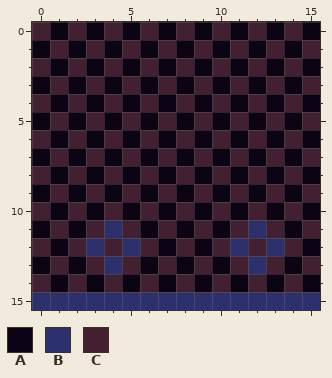
Two versions of one pixel-art sprite, data/base/gfx/game/tile/base/wall_b.png. The picture above was drawn from the file before the commit.
The file is 16x16 pixels.
Palette (. is transparent): A #0c0415  B #2c316d  C #421f31
Pixels before, first column x 0:
 0 CACACACACACACACA
 1 ACACACACACACACAC
 2 CACACACACACACACA
 3 ACACACACACACACAC
 4 CACACACACACACACA
 5 ACACACACACACACAC
 6 CACACACACACACACA
 7 ACACACACACACACAC
 8 CACACACACACACACA
 9 ACACACACACACACAC
10 CACACACACACACACA
11 ACACBCACACACBCAC
12 CACBCBCACACBCBCA
13 ACACBCACACACBCAC
14 CACACACACACACACA
15 BBBBBBBBBBBBBBBB
And afterwards:
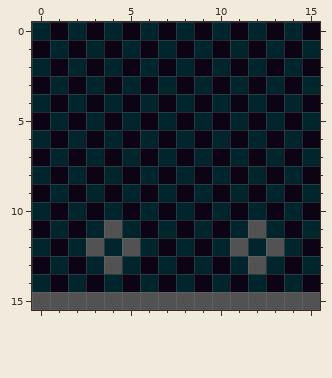
The commit says: Base wall color palette changed
What changed:
colour B: #2c316d -> #525252
colour C: #421f31 -> #00252d
